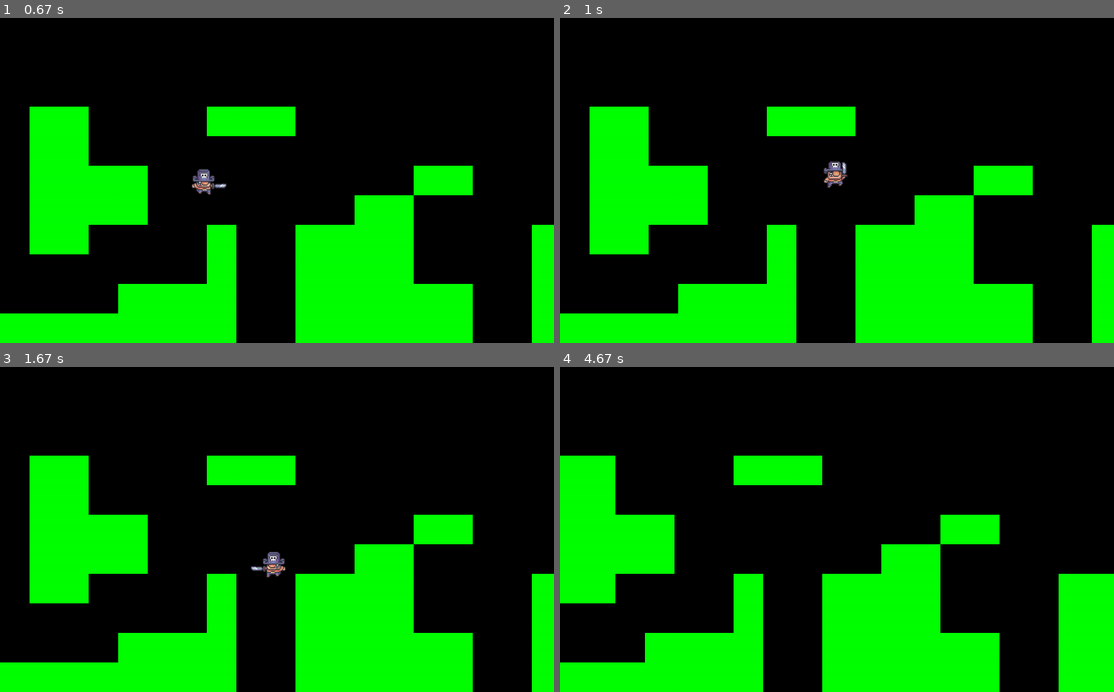
Above: before the commit, frames 1-4 (two rows, left to right).
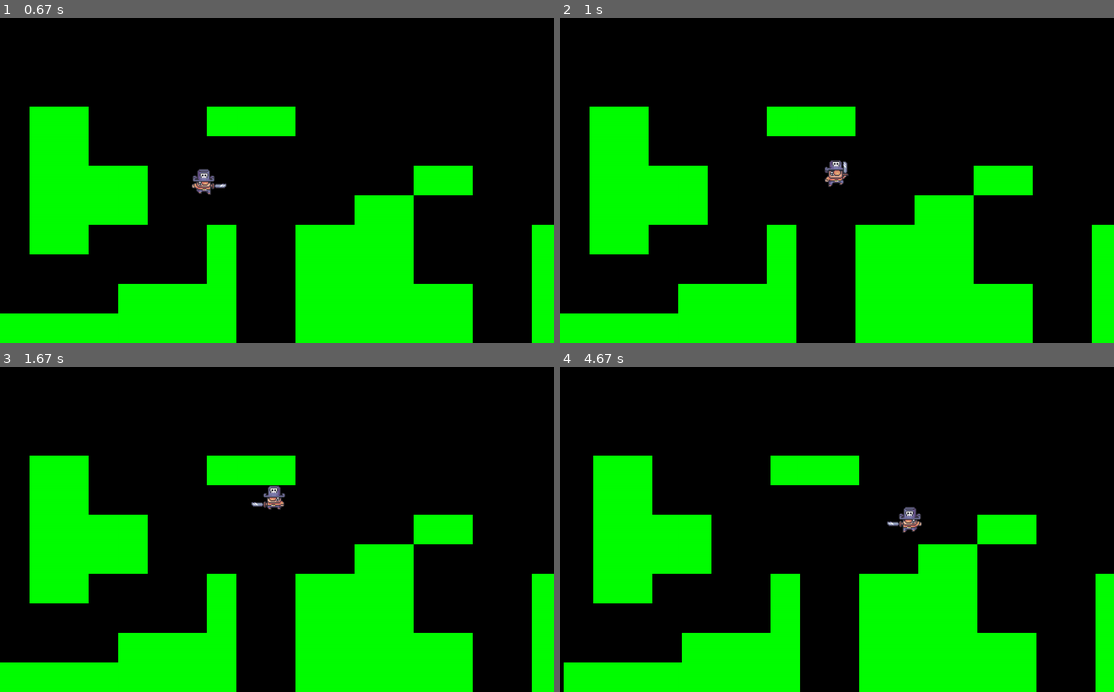
Above: after the commit, the same moments.

Repository: LukaJioshvili20/python-fundamentals
Game: pygame game, started from projects/pygames/adventurer/main.py
Two runs of this game, one before a commit and one after it. Both use one fixed random seed, a clock stepped at 60 frames per second and the inputs below.
Inputs:
- Up to frame 1 (0.67 s): hold Right from 0.33 s (still down)
- Up to frame 2 (1 s): release Right at 0.8 s; hold Right from 0.83 s (still down); tap Space at 0.9 s
- Up to frame 3 (1.67 s): tap Space at 1.2, 1.4 s; release Right at 1.3 s; hold Left from 1.33 s (still down)
- Up to frame 4 (4.67 s): tap Space at 1.7, 1.97, 2.27, 2.4, 2.7, 3.07, 3.37, 3.57, 3.87, 4.07, 4.37, 4.57 s; release Left at 1.87 s; hold Left 1.9-2.3 s; hold Right 2.33-2.97 s; hold Left 3-3.47 s; hold Right 3.5-3.97 s; hold Right 4-4.47 s; hold Left from 4.5 s (still down)

Frame 1 is identical in both runs. In frame 2, 0.2% of the frame differs, in the area x 47-53%, y 43-53%; in frame 3, 0.5%; in frame 4, 21%, in the area x 0-97%, y 27-100%.

Commit message:
updated all animations on collisions

Diff:
--- a/projects/pygames/adventurer/player.py
+++ b/projects/pygames/adventurer/player.py
@@ -49,12 +49,18 @@
             self.image = flipped_image
 
         # Set the Rect
-        if self.collide_on_ground:
+        if self.collide_on_ground and self.collide_on_right:
+            self.rect = self.image.get_rect(bottomright=self.rect.bottomright)
+        elif self.collide_on_ground and self.collide_on_left:
+            self.rect = self.image.get_rect(bottomleft=self.rect.bottomleft)
+        elif self.collide_on_ground:
             self.rect = self.image.get_rect(midbottom=self.rect.midbottom)
+        elif self.collide_on_ceiling and self.collide_on_right:
+            self.rect = self.image.get_rect(topright=self.rect.topright)
+        elif self.collide_on_ceiling and self.collide_on_left:
+            self.rect = self.image.get_rect(topleft=self.rect.topleft)
         elif self.collide_on_ceiling:
             self.rect = self.image.get_rect(midtop=self.rect.midtop)
-        else:
-            self.rect = self.image.get_rect(center=self.rect.center)
 
     def get_input(self):
         keys = pygame.key.get_pressed()
